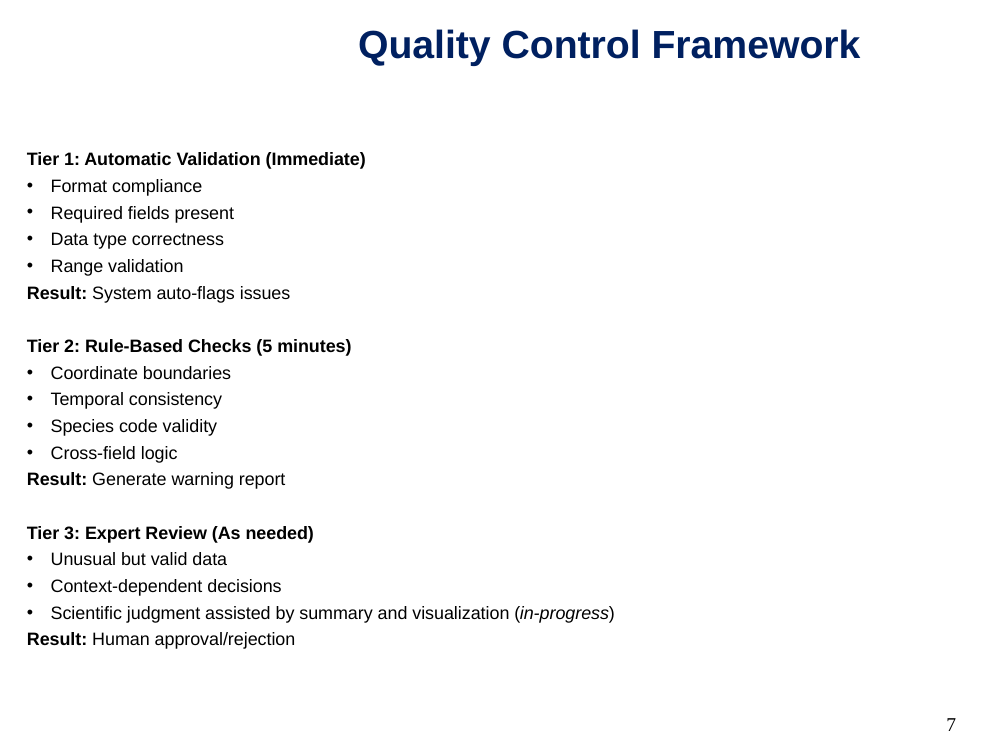
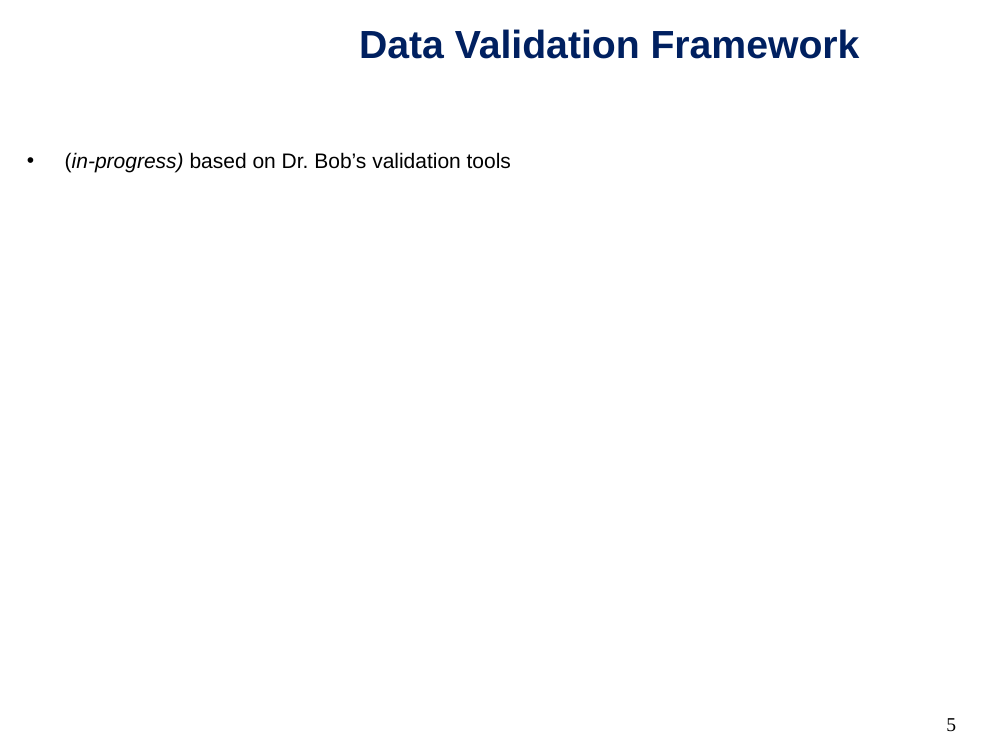
Before and after one commit to bethanylroberts/test-project, a slide deck: slide 5 of pub/NARWCDB-progress_report-20251112.ppt (slide 7 before the commit). Drawn at 1008x756 pixels with LibreOffice and Linux fonts; fonts in the diff are those of the drawing; background and template pictures are left out. Boxes give left, top, right and bottom in pixels: in the first picture for what was removed or moved away, otherwise in the second. Text is boxed around its words. In the diff, an @@ line names an element or a change of style, - is before the commit and + after.

```diff
--- a/pub/NARWCDB-progress_report-20251112.ppt
+++ b/pub/NARWCDB-progress_report-20251112.ppt
@@ title at box(359, 29, 860, 59): text changed @@
-Quality Control Framework
+Data Validation Framework
@@ text at box(65, 152, 511, 173): text changed; size 12.8 to 15 pt @@
-Tier 1: Automatic Validation (Immediate)
-• Format compliance
-• Required fields present
-• Data type correctness
-• Range validation
-Result: System auto-flags issues
-Tier 2: Rule-Based Checks (5 minutes)
-• Coordinate boundaries
-• Temporal consistency
-• Species code validity
-• Cross-field logic
-Result: Generate warning report
-Tier 3: Expert Review (As needed)
-• Unusual but valid data
-• Context-dependent decisions
-• Scientific judgment assisted by summary and visualization (in-progress)
-Result: Human approval/rejection
+• (in-progress) based on Dr. Bob’s validation tools
@@ page number at box(946, 718, 956, 732): text changed @@
-7
+5
```
Also in this commit, not shown: 7 other slides changed, 5 slides added, 11 slides removed, 1 other file.
